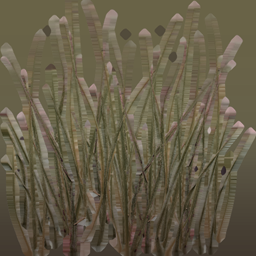
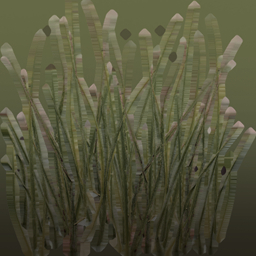
Before/after of a 256×256 layered artwork. What changed in the layer stack:
pixels changed over [0, 0, 256, 256] (layer not identified)
